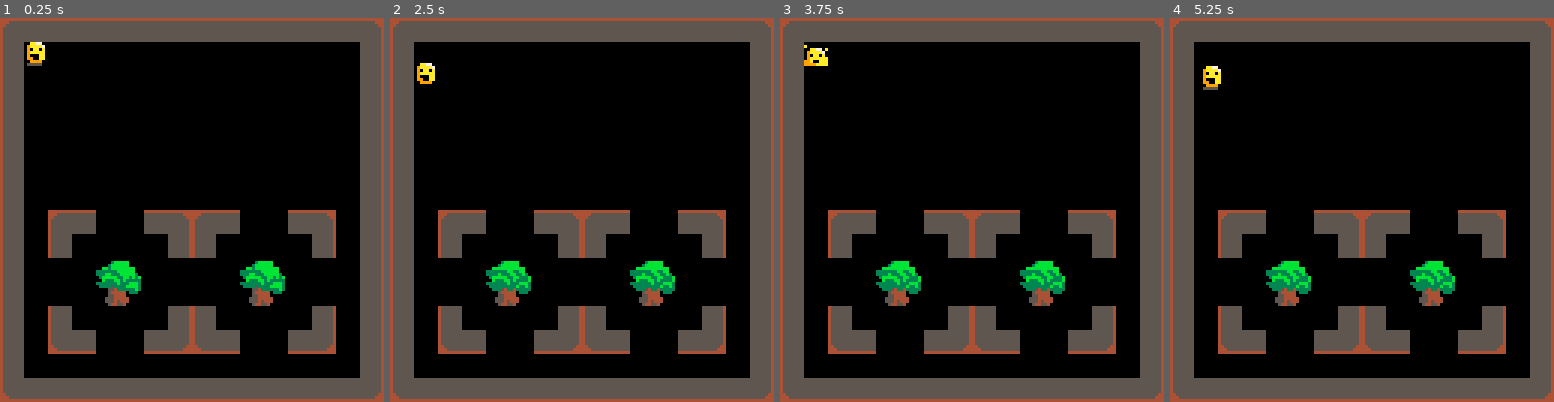
Above: before the commit, frames 1-4 (left to right).
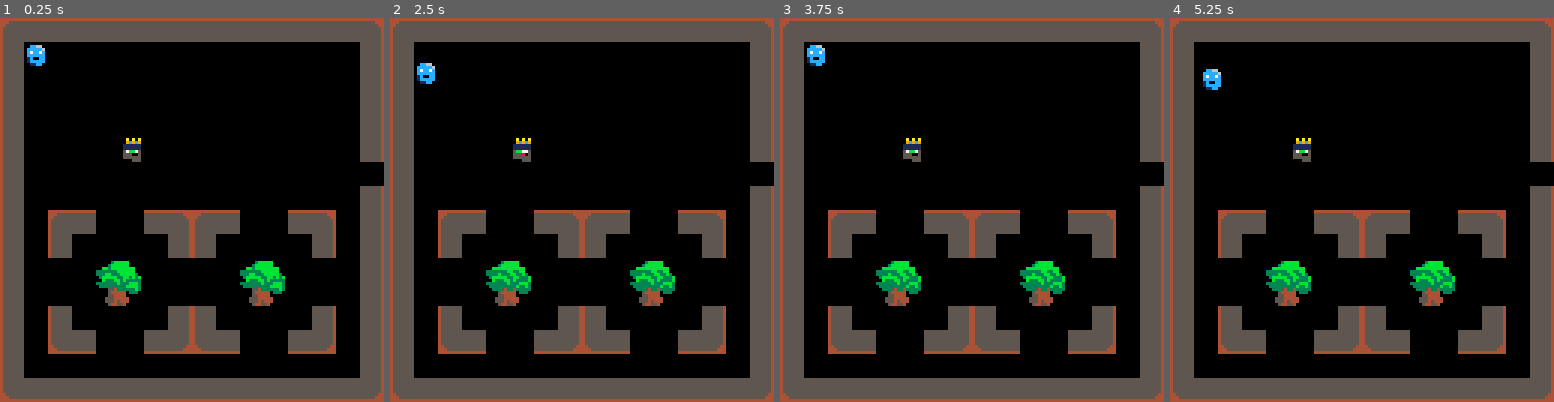
Above: after the commit, the same moments.

Repository: Chazmus/ReDeath
Game: PICO-8 cartridge carts/redeath/redeath.p8
Same seed, same stepped clock (60 frames per second), same inputs: the game is played once before the commit and once after it.
Inputs:
- Up to frame 1 (0.25 s): no input
- Up to frame 2 (2.5 s): tap O (Z key) at 0.33, 0.7, 1.43, 2.22 s; tap X (X key) at 1.07, 2.07, 2.4 s; hold Left 1.97-2.37 s; hold Down from 2.42 s (still down)
- Up to frame 3 (3.75 s): tap X (X key) every 0.33 s from 2.73 to 3.73 s; release Down at 2.82 s; hold Right 2.87-3.53 s; tap O (Z key) at 3.1 s; hold Up from 3.58 s (still down)
- Up to frame 4 (5.25 s): tap O (Z key) at 3.98, 4.87 s; tap X (X key) every 0.33 s from 4.07 to 5.07 s; release Up at 4.08 s; hold Right 4.13-4.53 s; hold Down 4.58-5.08 s; hold Left from 5.13 s (still down)

The runs differ from the first frame. In frame 1, 0.9% of the frame differs, in the area x 7-100%, y 6-44%; in frame 2, 0.9%; in frame 3, 0.9%, in the area x 6-100%, y 7-44%; in frame 4, 0.9%.

Commit message:
added key & door sprites

Diff:
--- a/carts/redeath/redeath.p8
+++ b/carts/redeath/redeath.p8
@@ -43,8 +43,8 @@
 	is_moving = false,
 	command_queue = {},
 	current_command = 0,
-	sprite_sequence = {001, 017, 001, 033},
-	anim_speed = 4,
+	sprite_sequence = {051, 052, 051, 053},
+	anim_speed = 8,
 	last_move_time = 0
 }
 
@@ -298,6 +298,12 @@
 		speed = 1.5
 	}
 
+	animations["keycard"] = {
+		sprite_sequence = {181, 182, 183, 182},
+		sprite_size = {x = 1, y = 1},
+		speed = 4
+	}
+
 	return animations
 end
 
@@ -310,6 +316,9 @@
 
 	add(animated_objects, {	position = {x = 10, y = 10},
 							anim = animations["tree"]})
+
+	add(animated_objects, { position = {x = 5, y = 5},
+							anim = animations["keycard"]})
 
 end
 
@@ -381,9 +390,57 @@
 
 
 
+…(48 lines of a section not shown)…
 __gff__
 0000808080000000000000000000000000008080800000000000000000000000000080808000000000000000000000000000000000000000000000000000000000000000000000000000000000000000808080800000000000000000000000000000000000000000000000000000000000000000000000000000000000000000
-0000000000000000000000000000000000000000000000000000000000000000000000000000000000000000000000000000000000000000000000000000000000000000000000000000000000000000000000000000000000000000000000000000000000000000000000000000000000000000000000000000000000000000
+0000000000810000000000000000000000000000000000000000000000000000000000000000000000000000000000000000000000000000000000000000000000000000000000000000000000000000000000000000000000000000000000000000000000000000000000000000000000000000000000000000000000000000
 __map__
 0203030303030303030303030303030400000000000000000000000000000000000000000000000000000000000000000000000000000000000000000000000000000000000000000000000000000000000000000000000000000000000000000000000000000000000000000000000000000000000000000000000000000000
 1200000000000000000000000000001400000000000000000000000000000000000000000000000000000000000000000000000000000000000000000000000000000000000000000000000000000000000000000000000000000000000000000000000000000000000000000000000000000000000000000000000000000000
@@ -391,7 +448,7 @@
 1200000000000000000000000000001400000000000000000000000000000000000000000000000000000000000000000000000000000000000000000000000000000000000000000000000000000000000000000000000000000000000000000000000000000000000000000000000000000000000000000000000000000000
 1200000000000000000000000000001400000000000000000000000000000000000000000000000000000000000000000000000000000000000000000000000000000000000000000000000000000000000000000000000000000000000000000000000000000000000000000000000000000000000000000000000000000000
 1200000000000000000000000000001400000000000000000000000000000000000000000000000000000000000000000000000000000000000000000000000000000000000000000000000000000000000000000000000000000000000000000000000000000000000000000000000000000000000000000000000000000000
-1200000000000000000000000000001400000000000000000000000000000000000000000000000000000000000000000000000000000000000000000000000000000000000000000000000000000000000000000000000000000000000000000000000000000000000000000000000000000000000000000000000000000000
+1200000000000000000000000000009200000000000000000000000000000000000000000000000000000000000000000000000000000000000000000000000000000000000000000000000000000000000000000000000000000000000000000000000000000000000000000000000000000000000000000000000000000000
 1200000000000000000000000000001400000000000000000000000000000000000000000000000000000000000000000000000000000000000000000000000000000000000000000000000000000000000000000000000000000000000000000000000000000000000000000000000000000000000000000000000000000000
 1200020300000304020300000304001400000000000000000000000000000000000000000000000000000000000000000000000000000000000000000000000000000000000000000000000000000000000000000000000000000000000000000000000000000000000000000000000000000000000000000000000000000000
 1200120000000014120000000014001400000000000000000000000000000000000000000000000000000000000000000000000000000000000000000000000000000000000000000000000000000000000000000000000000000000000000000000000000000000000000000000000000000000000000000000000000000000
Not shown, changed: 78 lines of the sprite sheet (__gfx__) section of carts/redeath/redeath.p8
